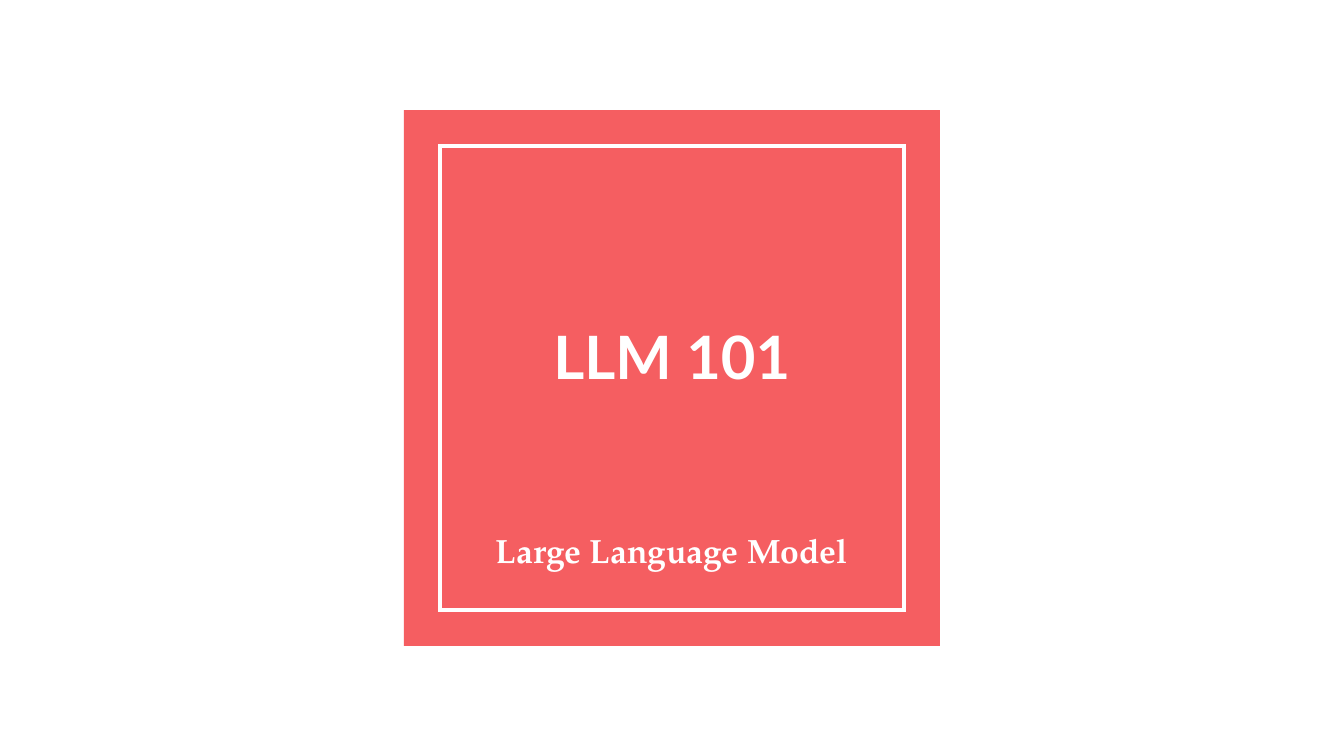
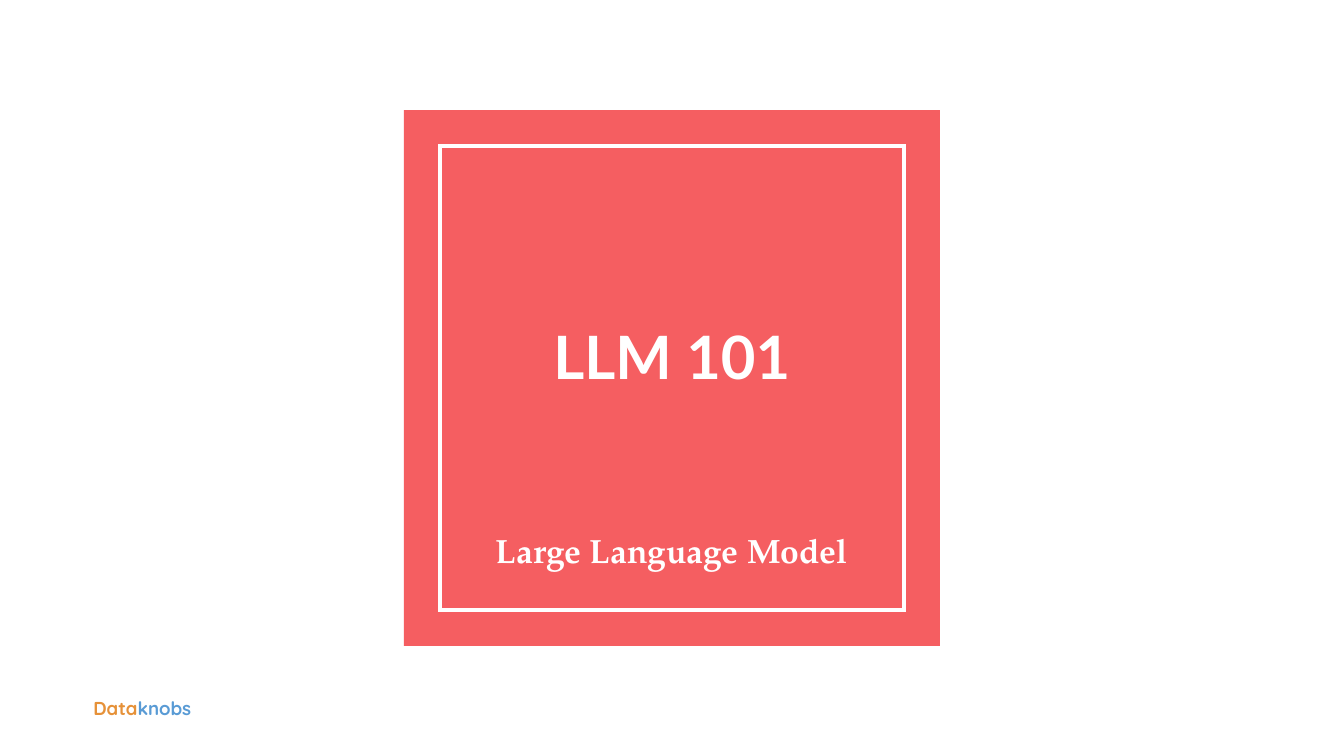
Before and after one commit to kreatewebsite/topkreate_kreatewebsite, a slide deck: slide 1 of input/content/llm-101.pptx. Drawn at 1344x756 pixels with LibreOffice and Linux fonts; fonts in the diff are those of the drawing; background and template pictures are left out. Boxes give left, top, right and bottom in pixels: in the first picture for what was removed or moved away, otherwise in the second. Text is boxed around its words. In the diff, an @@ line names an element or a change of style, - is before the commit and + after.

Commit message:
updated slides

```diff
--- a/input/content/llm-101.pptx
+++ b/input/content/llm-101.pptx
@@ text added at (x1=93, y1=701, x2=191, y2=715), 10 pt, text #599BD5, bold @@
+Dataknobs
```
Also in this commit, not shown: 7 other files.
